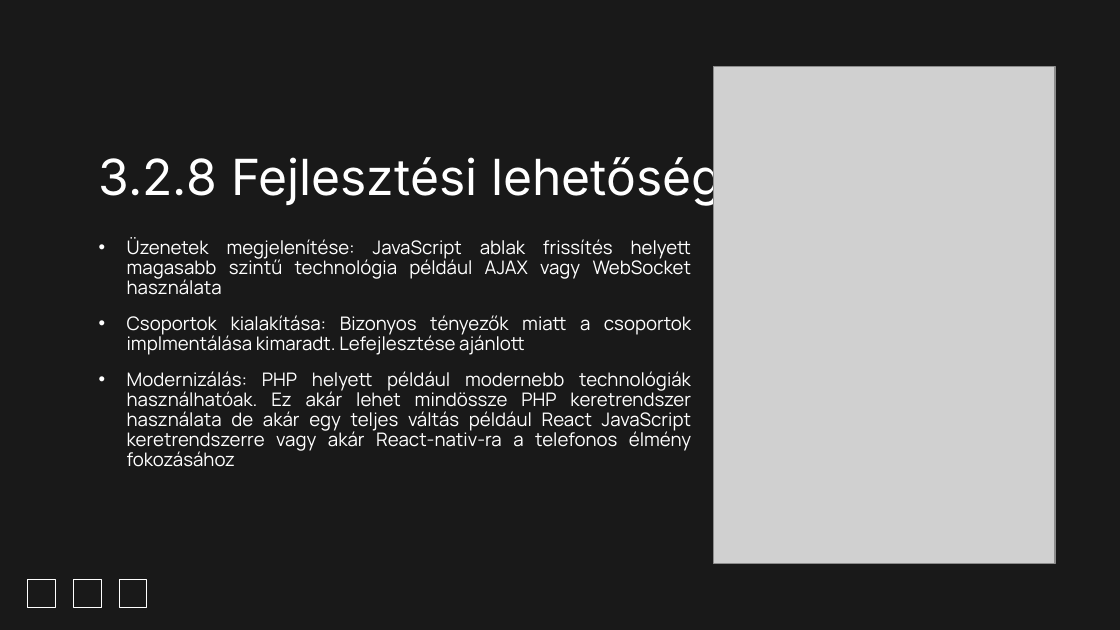
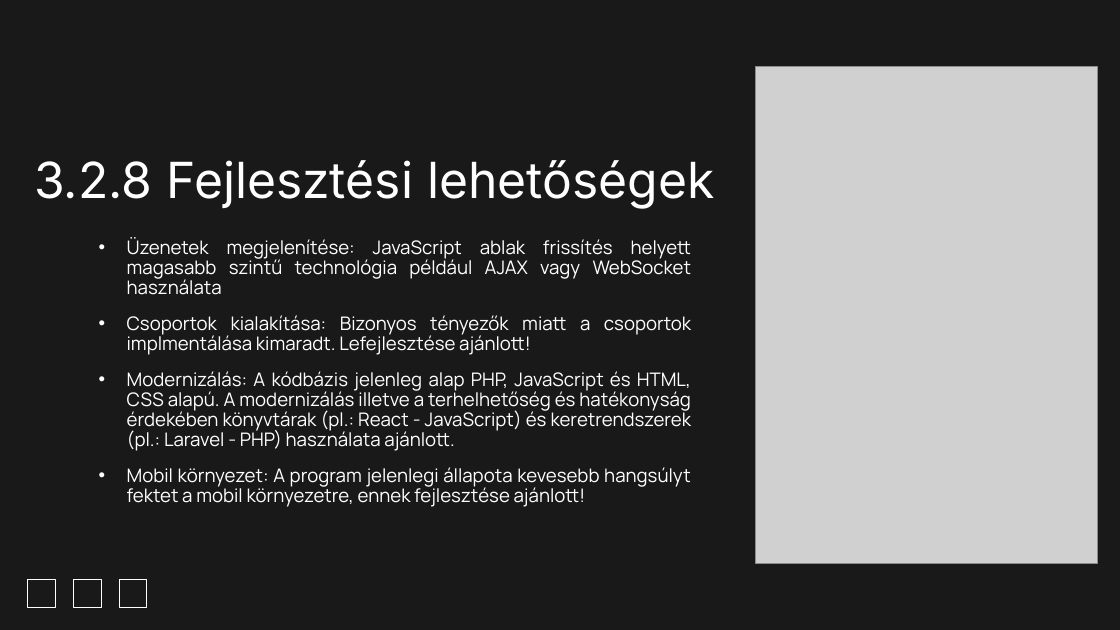
Before and after one commit to Dominik488/ViszgaRemek, a slide deck: slide 63 of documentation 2.pptx (slide 64 before the commit). Drawn at 1120x630 pixels with LibreOffice and Linux fonts; fonts in the diff are those of the drawing; grey boxes stand for pictures; background and template pictures are left out. Boxes give left, top, right and bottom in pixels: in the first picture for what was removed or moved away, otherwise in the second. Text is boxed around its words. In the diff, an @@ line names an element or a change of style, - is before the commit and + after.

```diff
--- a/documentation 2.pptx
+++ b/documentation 2.pptx
@@ picture: place and size @@
-picture at bbox=[713, 66, 1055, 563]
+picture at bbox=[756, 66, 1098, 563]
@@ title "3.2.8 Fejlesztési lehetőségek": place and size @@
-title "3.2.8 Fejlesztési lehetőségek" at bbox=[99, 154, 778, 206]
+title "3.2.8 Fejlesztési lehetőségek" at bbox=[34, 160, 714, 209]
@@ subtitle at bbox=[127, 315, 692, 507]: text changed @@
-• Csoportok kialakítása: Bizonyos tényezők miatt a csoportok implmentálása kimaradt. Lefejlesztése ajánlott
-• Modernizálás: PHP helyett például modernebb technológiák használhatóak. Ez akár lehet mindössze PHP keretrendszer használata de akár egy teljes váltás például React JavaScript keretrendszerre vagy akár React-nativ-ra a telefonos élmény fokozásához
+• Csoportok kialakítása: Bizonyos tényezők miatt a csoportok implmentálása kimaradt. Lefejlesztése ajánlott!
+• Modernizálás: A kódbázis jelenleg alap PHP, JavaScript és HTML, CSS alapú. A modernizálás illetve a terhelhetőség és hatékonyság érdekében könyvtárak (pl.: React - JavaScript) és keretrendszerek (pl.: Laravel - PHP) használata ajánlott.
+• Mobil környezet: A program jelenlegi állapota kevesebb hangsúlyt fektet a mobil környezetre, ennek fejlesztése ajánlott!
```
Also in this commit, not shown: 12 other slides changed, 1 slide removed.
